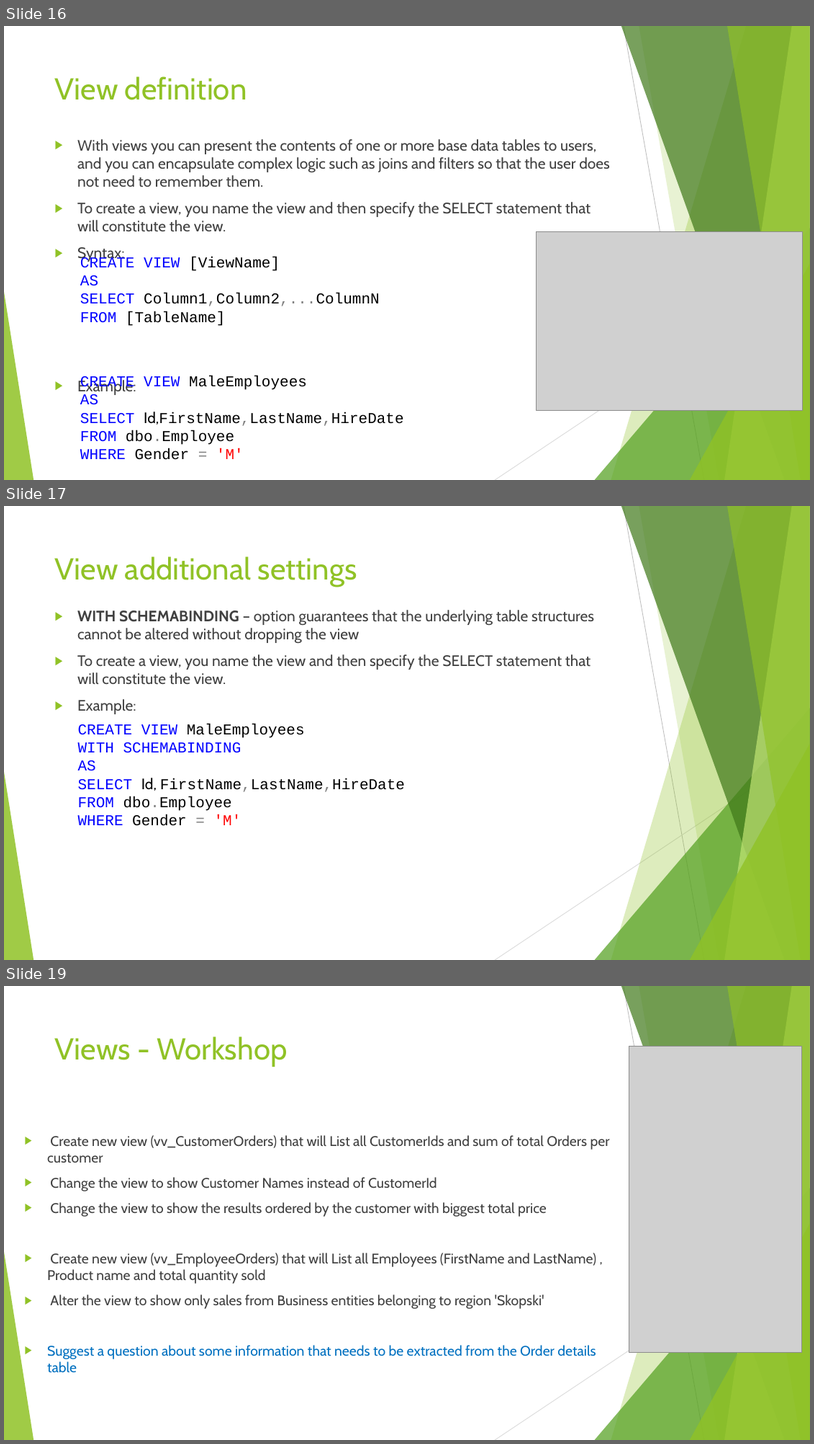
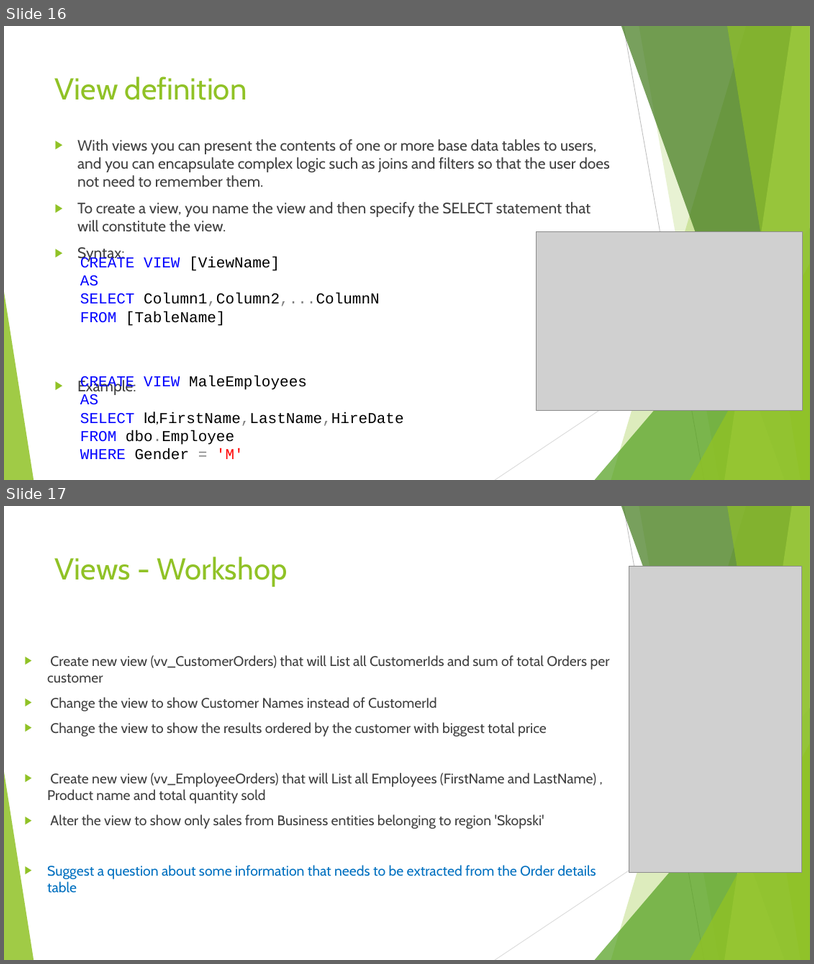
Before and after one commit to sedc-codecademy/sedc7-07-databasedevdesign, a slide deck: g1/Class 3/Presentation/Database Development and Design - Session 3.pptx. Shown one above the other, each under a label of ours: slides 16, 17 and 19 before the commit, slides 16 and 17 after it; the slides between them are not shown. The pictures are 814x1444 and 814x964 pixels, drawn with LibreOffice and Linux fonts; fonts in the diff are those of the drawing; grey boxes stand for pictures. Boxes give left, top, right and bottom in pixels: in the first picture for what was removed or moved away, otherwise in the second. Text is boxed around its words. In the diff, an @@ line names an element or a change of style, - is before the commit and + after.

```diff
--- a/g1/Class 3/Presentation/Database Development and Design - Session 3.pptx
+++ b/g1/Class 3/Presentation/Database Development and Design - Session 3.pptx
@@ slide 17 removed at (x1=4, y1=506, x2=810, y2=960), background #FFFFFF; not listed: 10 template elements that a slide beside it also shows @@
@@ title removed at (x1=55, y1=556, x2=358, y2=587) @@
-View additional settings
@@ text removed at (x1=77, y1=610, x2=594, y2=714) @@
-▶ WITH SCHEMABINDING – option guarantees that the underlying table structures cannot be altered without dropping the view
-▶ To create a view, you name the view and then specify the SELECT statement that will constitute the view.
-▶ Example:
@@ text removed at (x1=78, y1=723, x2=405, y2=826) @@
-CREATE VIEW MaleEmployees
-WITH SCHEMABINDING
-AS
-SELECT Id, FirstName,LastName,HireDate
-FROM dbo.Employee
-WHERE Gender = 'M'
@@ what was slide 19 is now slide 17 @@
```
Also in this commit, not shown: 6 other slides removed, 5 other files.
